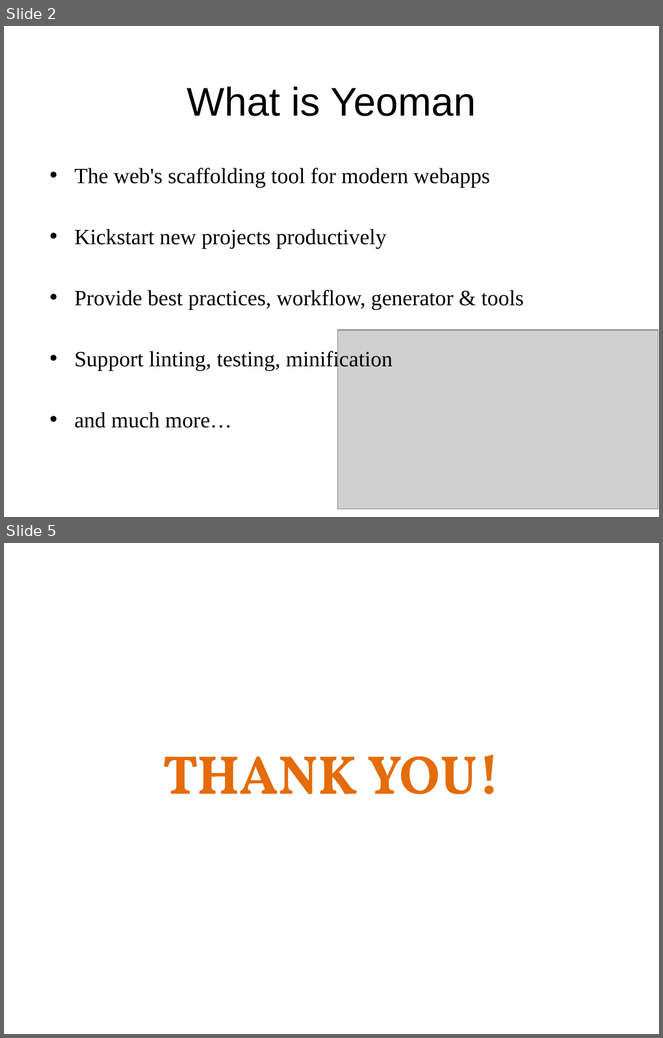
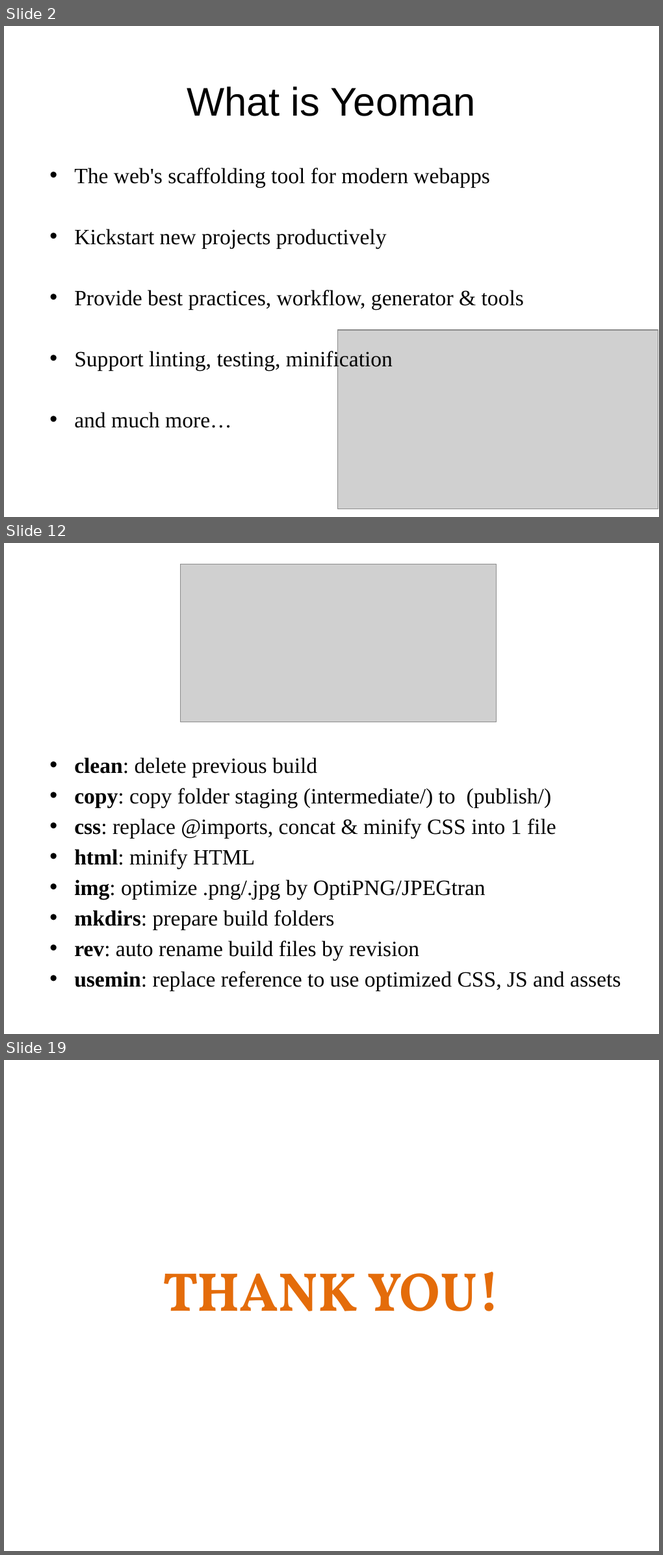
Before and after one commit to sonvq-qsoftvn/angularjs-training, a slide deck: QS_Training_AngularJS_Yeoman, Grunt, Gulp - SonVQ.pptx. Shown one above the other, each under a label of ours: slides 2 and 5 before the commit, slides 2, 12 and 19 after it; the slides between them are not shown. The pictures are 663x1038 and 663x1555 pixels, drawn with LibreOffice and Linux fonts; fonts in the diff are those of the drawing; grey boxes stand for pictures; background and template pictures are left out. Boxes give left, top, right and bottom in pixels: in the first picture for what was removed or moved away, otherwise in the second. Text is boxed around its words. In the diff, an @@ line names an element or a change of style, - is before the commit and + after.

```diff
--- a/QS_Training_AngularJS_Yeoman, Grunt, Gulp - SonVQ.pptx
+++ b/QS_Training_AngularJS_Yeoman, Grunt, Gulp - SonVQ.pptx
@@ slide 12 added at [4, 543, 659, 1034], background picture (left out) @@
@@ picture added at [181, 564, 497, 722] @@
@@ text added at [74, 757, 621, 991], 24 pt, text #000000 @@
+• clean: delete previous build
+• copy: copy folder staging (intermediate/) to (publish/)
+• css: replace @imports, concat & minify CSS into 1 file
+• html: minify HTML
+• img: optimize .png/.jpg by OptiPNG/JPEGtran
+• mkdirs: prepare build folders
+• rev: auto rename build files by revision
+• usemin: replace reference to use optimized CSS, JS and assets
@@ what was slide 5 is now slide 19 @@
```
Also in this commit, not shown: 2 slides changed, 14 other slides added, 1 slide removed, 4 other files.
